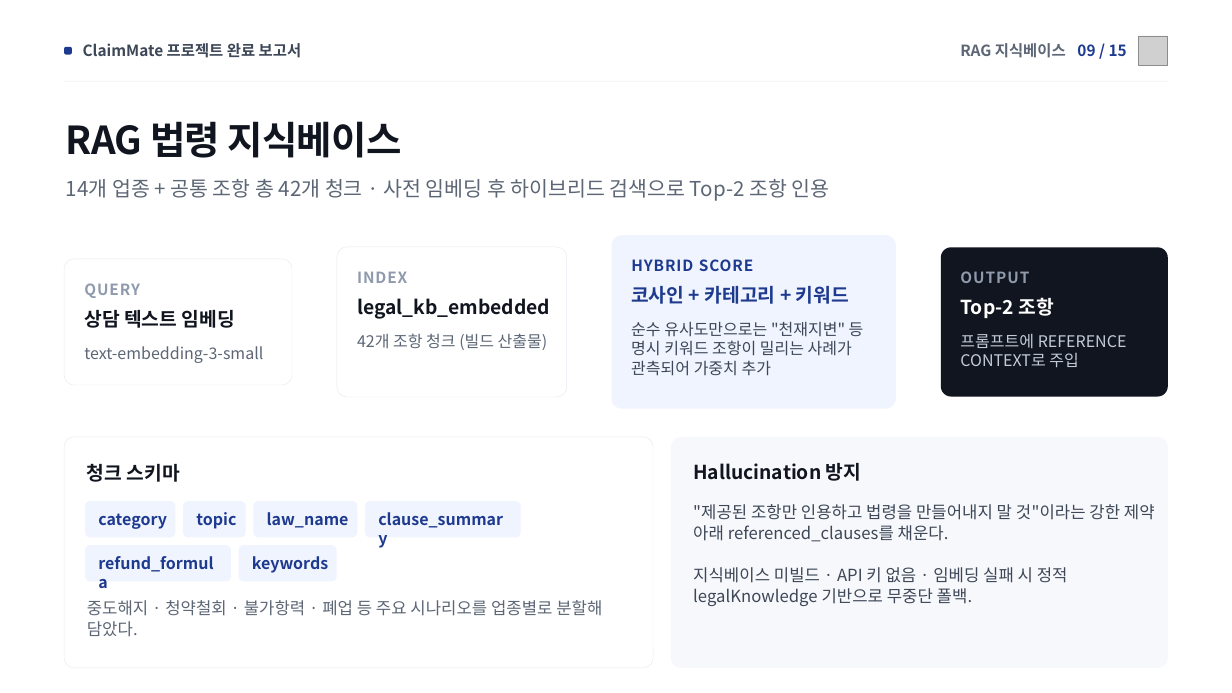
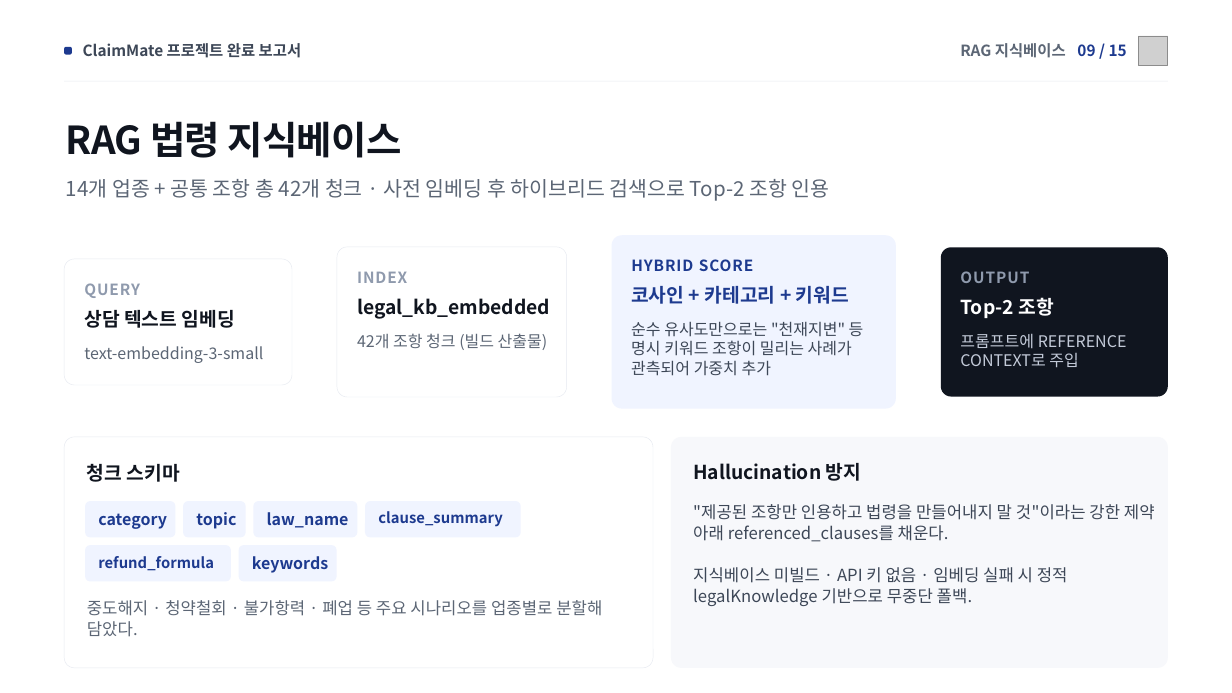
Before and after one commit to custor2-cpu/ClaimMate, a slide deck: slide 9 of docs/ClaimMate_결과보고서.pptx. Drawn at 1232x693 pixels with LibreOffice and Linux fonts; fonts in the diff are those of the drawing; grey boxes stand for pictures; background and template pictures are left out. Boxes give left, top, right and bottom in pixels: in the first picture for what was removed or moved away, otherwise in the second. Text is boxed around its words. In the diff, an @@ line names an element or a change of style, - is before the commit and + after.

```diff
--- a/docs/ClaimMate_결과보고서.pptx
+++ b/docs/ClaimMate_결과보고서.pptx
@@ text "clause_summary" at (378,511,503,527): size 18.8 to 17.3 pt @@
@@ text "refund_formula" at (98,556,214,571): size 18.8 to 17.3 pt @@
```
Also in this commit, not shown: 3 other slides changed.
